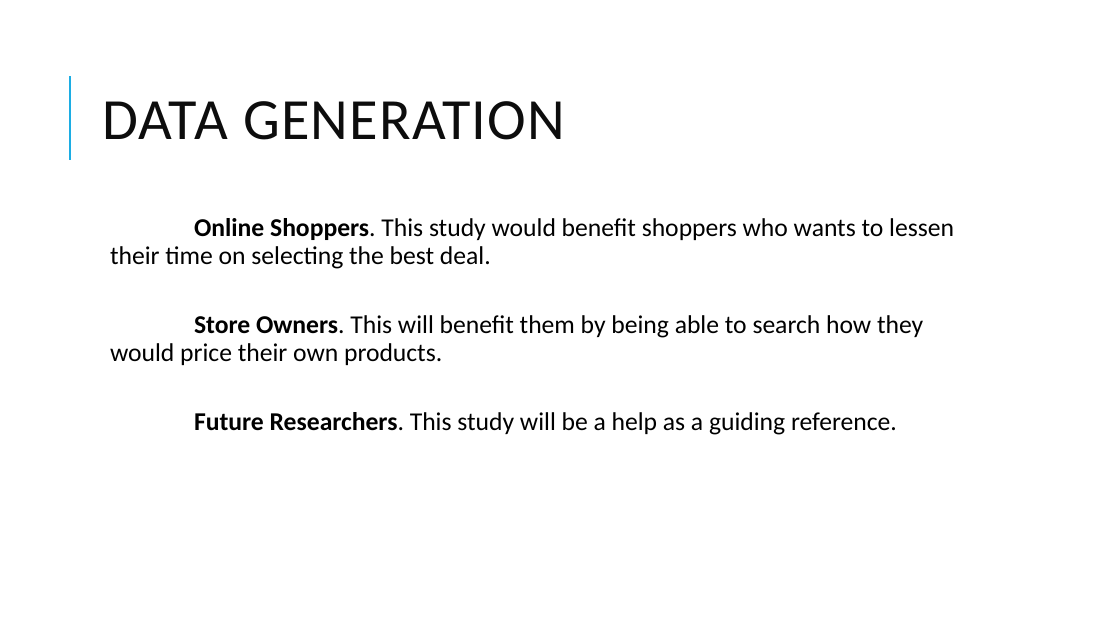
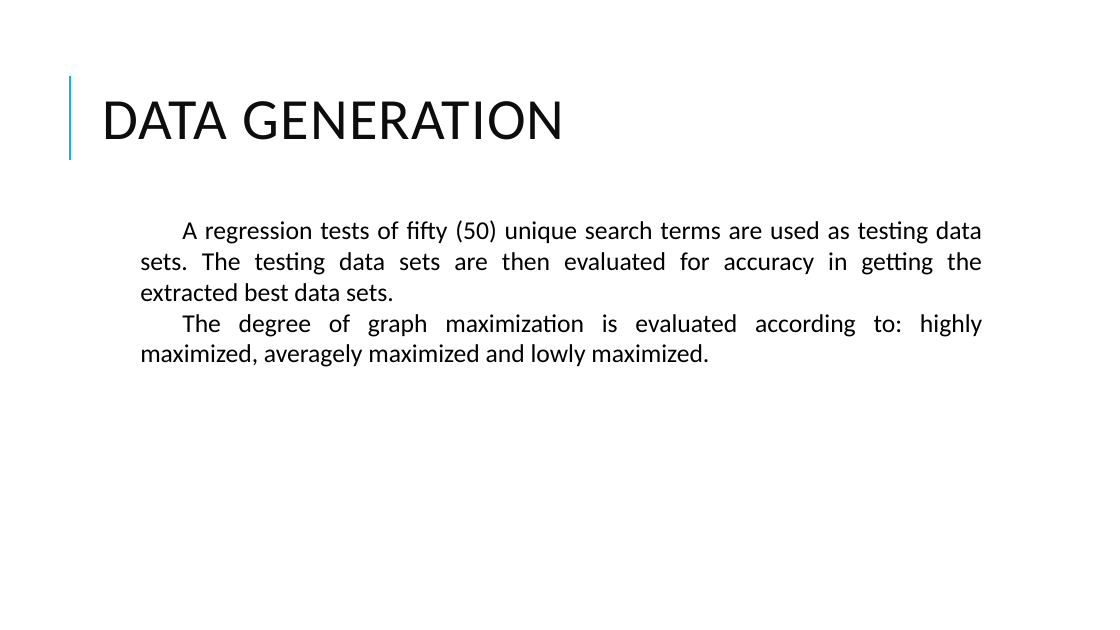
Before and after one commit to christianaveros/ThesisPaper-FOR, a slide deck: slide 14 of TIPid.pptx. Drawn at 1120x630 pixels with LibreOffice and Linux fonts; fonts in the diff are those of the drawing. Boxes give left, top, right and bottom in pixels: in the first picture for what was removed or moved away, otherwise in the second. Text is boxed around its words. In the diff, an @@ line names an element or a change of style, - is before the commit and + after.

```diff
--- a/TIPid.pptx
+++ b/TIPid.pptx
@@ text at (140, 220, 982, 367): text changed @@
-  Online Shoppers. This study would benefit shoppers who wants to lessen their time on selecting the best deal.
-  Store Owners. This will benefit them by being able to search how they would price their own products.
-  Future Researchers. This study will be a help as a guiding reference.
+A regression tests of fifty (50) unique search terms are used as testing data sets. The testing data sets are then evaluated for accuracy in getting the extracted best data sets.
+The degree of graph maximization is evaluated according to: highly maximized, averagely maximized and lowly maximized.
```
Also in this commit, not shown: 12 other slides changed, 4 slides added, 2 slides removed, 1 other file.
